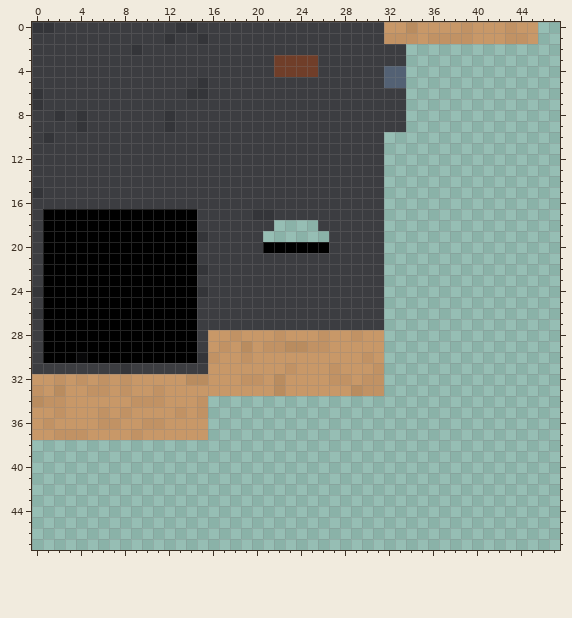
A pixel-art sprite gets an edit: assets/minecraft/textures/custom/cosmetics/casquette_decontracte.png. This is how it looked before the edit.
The file is 64x64 pixels. Colours within 5 levels of each other are drawn and written as one. The old version is drawn lined up with the new one, on the new canvas.
New version:
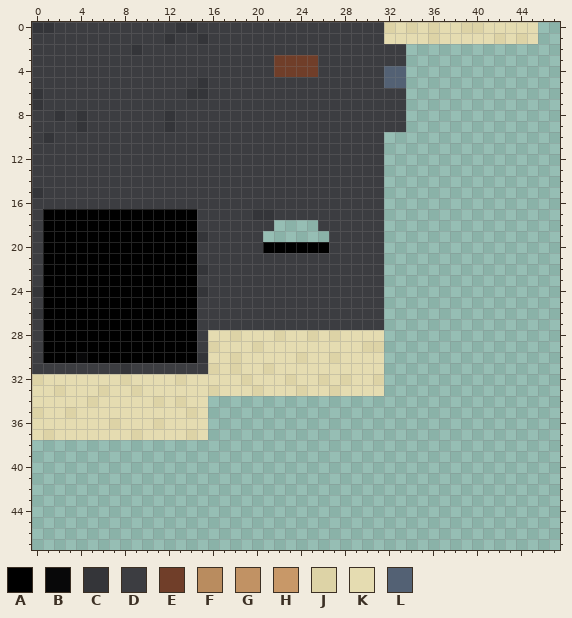
Palette (. is transparent): A #000000  B #080809  C #343539  D #3c3d41  E #703e29  F #b98c5f  G #c19264  H #c89868  J #ddd3a6  K #e5dcb1  L #536174
Edits made:
canvas 64x64 -> 48x48 (the part of the old canvas that was cut away was empty and is not shown)
y 0: x 32..45 HHFHHHHGHHHGHH -> JKJKJKKJJKKKKK
y 1: x 32..45 GGGHGGGGHHHGGH -> KKKKJKKKKKJKJK
y 28: x 16..31 HHGHHHGHHHGHHGHH -> KKJKKKJKKJKJKKKK
y 29: x 16..31 HGHFHGGFFGGHHHHH -> JKKKJKKKKKKKKKJJ
y 30: x 16..31 GHHGHHHHHHHHHHGH -> KKJKKKKKJKKJKKKK
y 31: x 16..31 HHHHHHHGHHHGHHHG -> JKJKKJKKKKKKKKKK
y 32: x 0..31 HHGHGHGHGHHHHHFFHHHGGHFHHHHGGHGG -> JKKKKKKKJKKKKJKKKKKJKKKJKKJKJKKJ
y 33: x 0..31 GHFHHGGHGHHGHHHHHHHHHHFHHHHHHFGG -> KKJKKKJKKJKKKKKKJKKKJKKKJKKJKKKK
y 34: x 0..15 FGGHHHHHHGGGHHHG -> KKKKKJKKKKKJKJKK
y 35: x 0..15 HHGHHHGHGHHHHGHG -> JKKJKKKKKKKKKKJK
y 36: x 0..15 HGHHHHGGHHGGHHHH -> KKKKKKKJKKKJKKKK
y 37: x 0..15 HHGGGHHHHGHHHHHH -> KJKKKKKKKJKKKKJK
